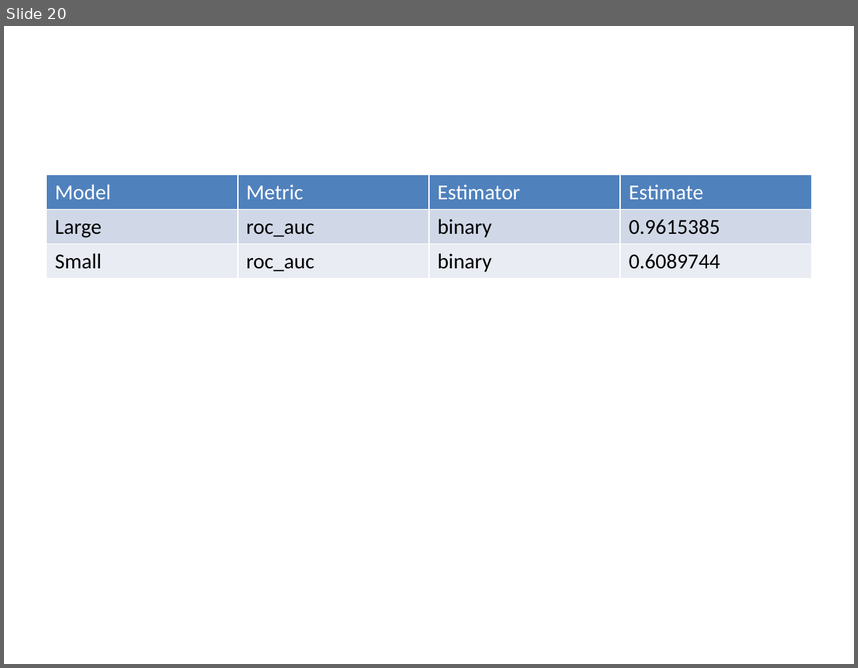
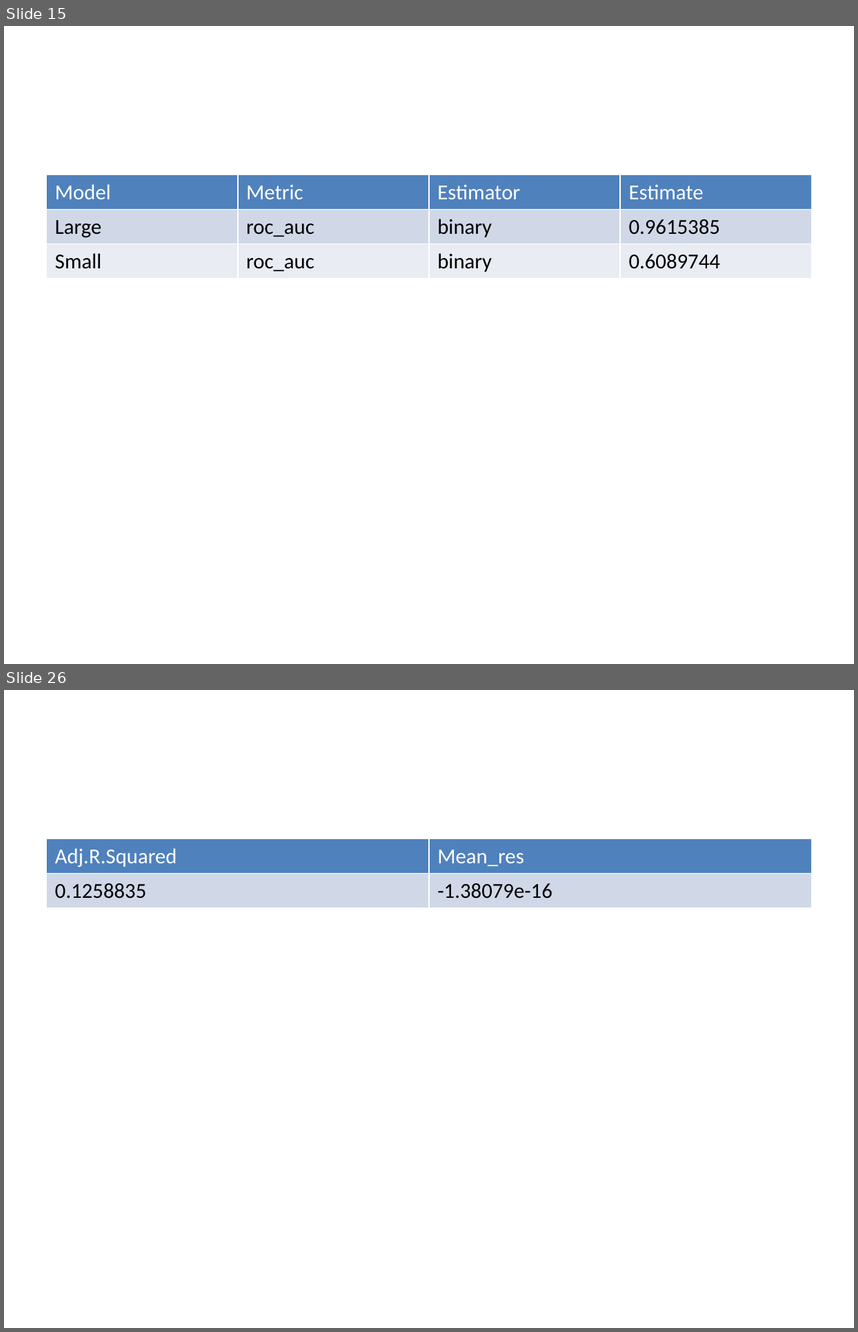
Before and after one commit to STA198F2021/save-the-best-for-last, a slide deck: Powerpoint-presentation.pptx. Shown one above the other, each under a label of ours: slide 20 before the commit, slides 15 and 26 after it; the slides between them are not shown. The pictures are 858x668 and 858x1332 pixels, drawn with LibreOffice and Linux fonts; fonts in the diff are those of the drawing. Boxes give left, top, right and bottom in pixels: in the first picture for what was removed or moved away, otherwise in the second. Text is boxed around its words. In the diff, an @@ line names an element or a change of style, - is before the commit and + after.

```diff
--- a/Powerpoint-presentation.pptx
+++ b/Powerpoint-presentation.pptx
@@ slide 26 added at box(4, 690, 854, 1328), background #FFFFFF @@
@@ table added at box(47, 839, 811, 1259), 2 rows, 2 columns @@
+Adj.R.Squared | Mean_res
+0.1258835 | -1.38079e-16
@@ what was slide 20 is now slide 15 @@
```
Also in this commit, not shown: 6 slides changed, 21 other slides added, 4 slides removed, 2 other files.
